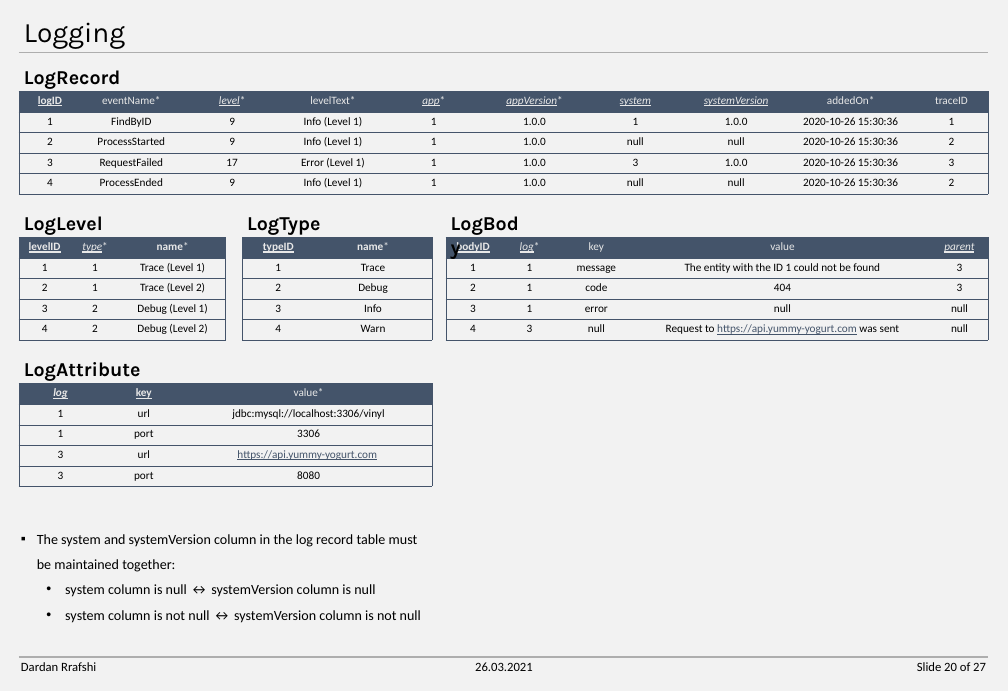
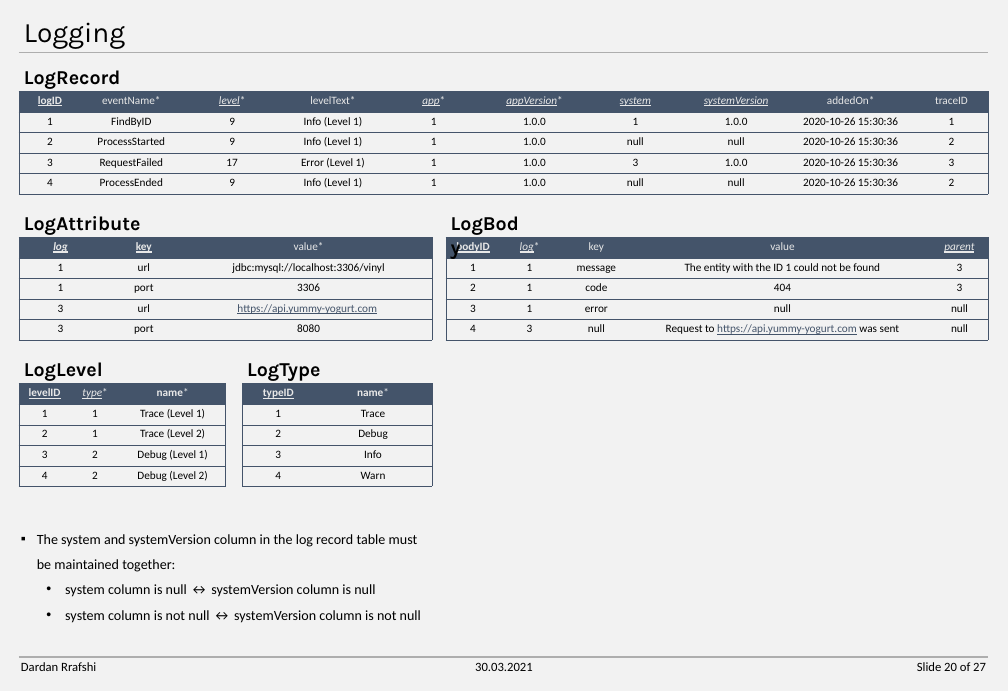
Before and after one commit to DonColon/appman-api-spec, a slide deck: slide 20 of docs/Appman - Data Model.pptx. Drawn at 1008x691 pixels with LibreOffice and Linux fonts; fonts in the diff are those of the drawing. Boxes give left, top, right and bottom in pixels: in the first picture for what was removed or moved away, otherwise in the second. Text is boxed around its words. In the diff, an @@ line names an element or a change of style, - is before the commit and + after.

```diff
--- a/docs/Appman - Data Model.pptx
+++ b/docs/Appman - Data Model.pptx
@@ text "LogAttribute": place and size @@
-text "LogAttribute" at (24, 362, 141, 381)
+text "LogAttribute" at (24, 216, 141, 235)
@@ table: place and size @@
-table at (19, 383, 432, 486)
+table at (19, 237, 432, 340)
@@ 2 texts, 2 tables: place and size @@
-2 texts, 2 tables at (19, 216, 432, 340)
+2 texts, 2 tables at (19, 362, 432, 486)
@@ text at (475, 662, 533, 671): text changed @@
-26.03.2021
+30.03.2021
```
Also in this commit, not shown: 26 other slides changed, 5 other files.
